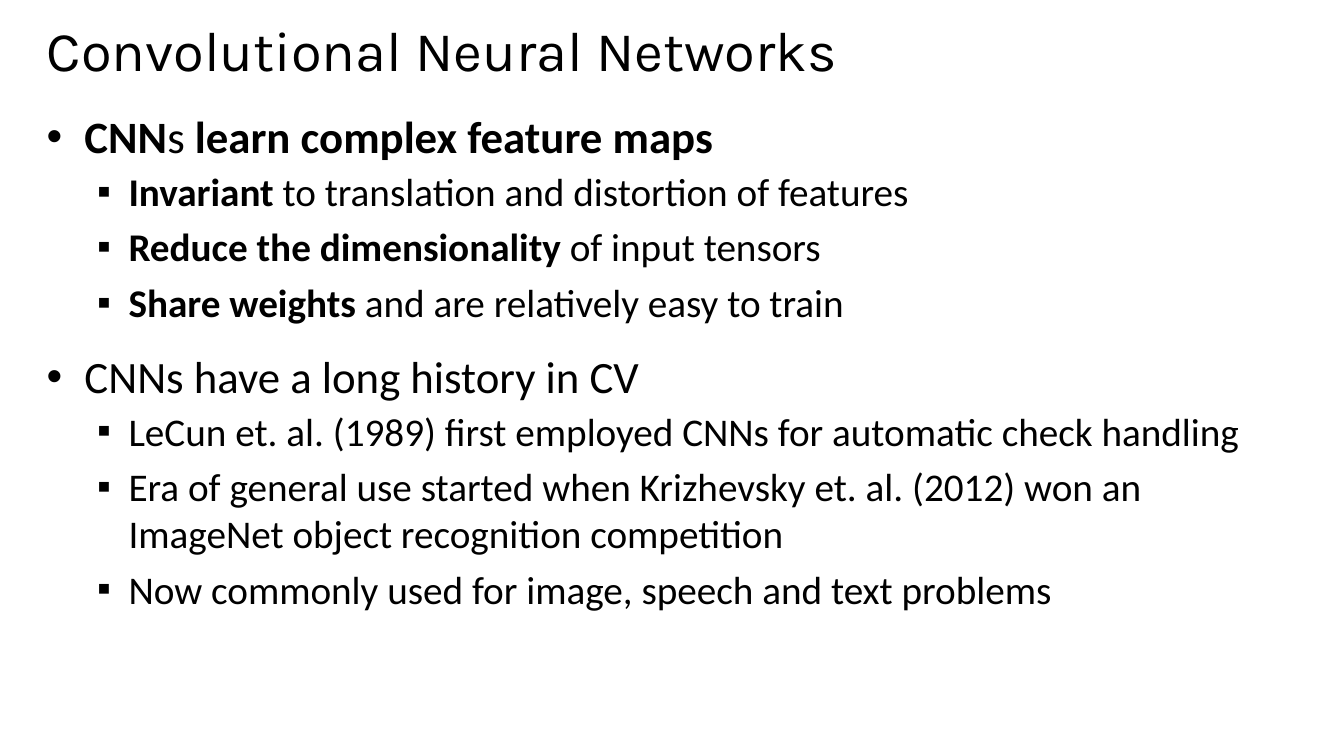
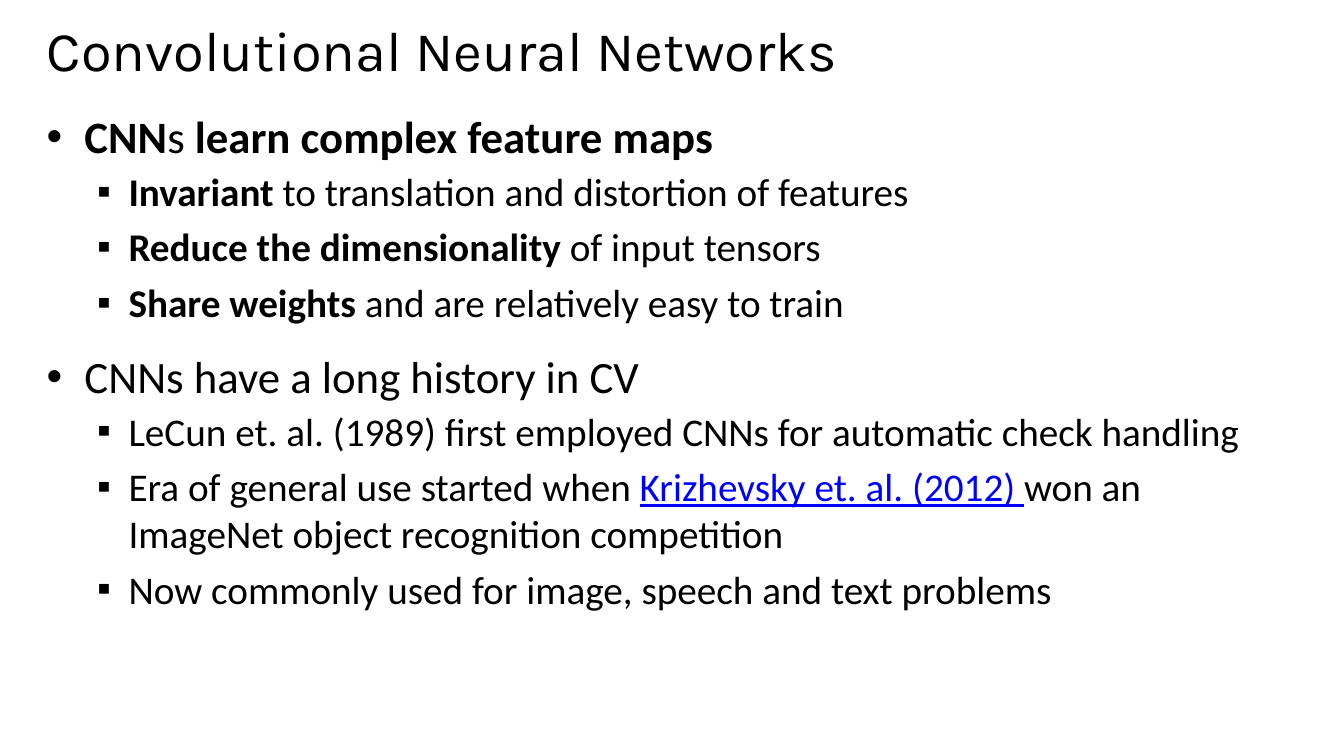
Before and after one commit to StephenElston/CSCI-E25, a slide deck: slide 3 of Slides/6_ConvolutionalNNs.pptx. Drawn at 1344x756 pixels with LibreOffice and Linux fonts; fonts in the diff are those of the drawing. Boxes give left, top, right and bottom in pixels: in the first picture for what was removed or moved away, otherwise in the second. Text is boxed around its words. In the diff, an @@ line names an element or a change of style, - is before the commit and + after.

Commit message:
Added some code examples to deck

```diff
--- a/Slides/6_ConvolutionalNNs.pptx
+++ b/Slides/6_ConvolutionalNNs.pptx
@@ text at (129,472,1141,555): text colour #000000 to #0000FF, underline on in "Krizhevsky et. al. (2012)" @@
```
